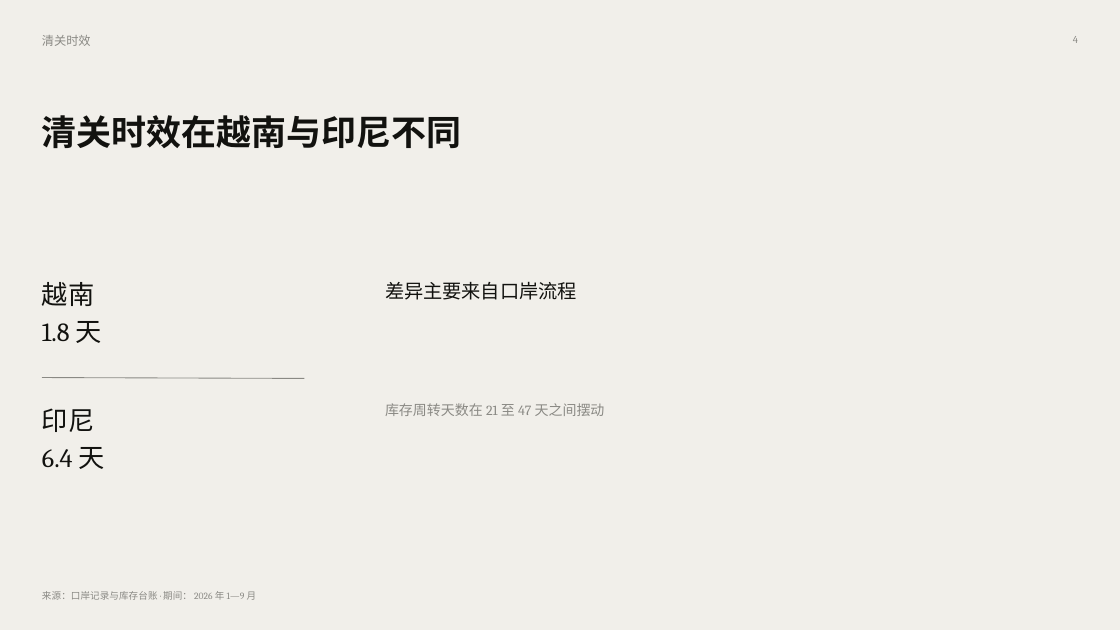
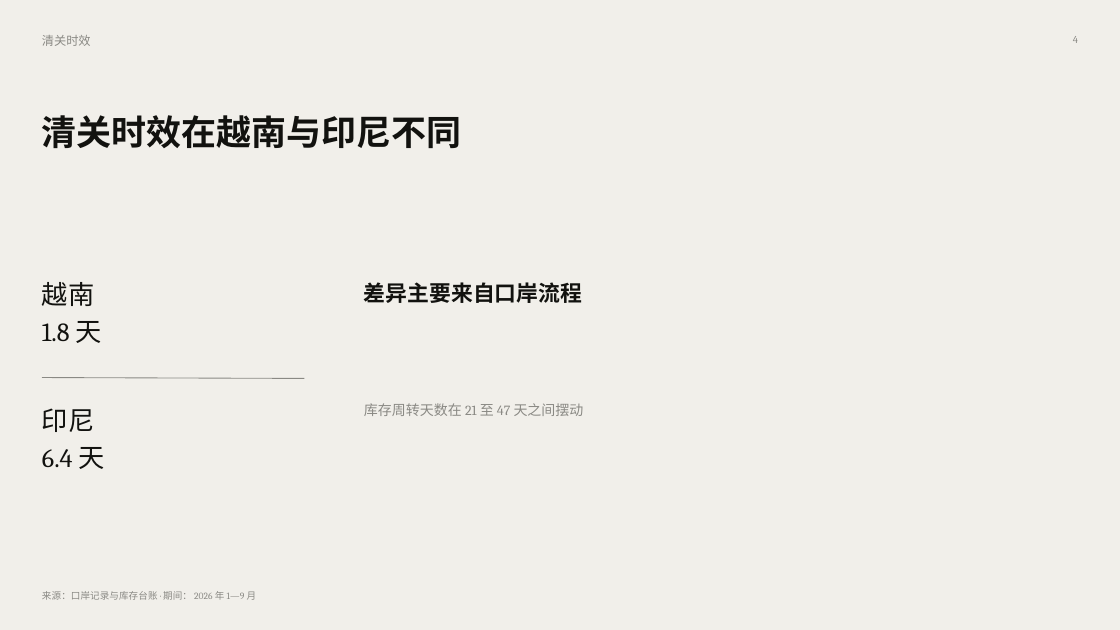
Before and after one commit to cpikeo/ppt-visual-art-director-os, a slide deck: slide 4 of acceptance/samples/deck-A-纸面编辑体.pptx. Drawn at 1120x630 pixels with LibreOffice and Linux fonts; fonts in the diff are those of the drawing. Boxes give left, top, right and bottom in pixels: in the first picture for what was removed or moved away, otherwise in the second. Text is boxed around its words. In the diff, an @@ line names an element or a change of style, - is before the commit and + after.

```diff
--- a/acceptance/samples/deck-A-纸面编辑体.pptx
+++ b/acceptance/samples/deck-A-纸面编辑体.pptx
@@ text "差异主要来自口岸流程": place and size @@
-text "差异主要来自口岸流程" at bbox=[385, 281, 577, 300]
+text "差异主要来自口岸流程" at bbox=[364, 282, 582, 303]
@@ text "差异主要来自口岸流程" at bbox=[364, 282, 582, 303]: size 16.5 to 18.8 pt, bold on; line spacing 24.8pt to 28.1pt @@
@@ text "库存周转天数在 21 至 47 天之间摆动": place and size @@
-text "库存周转天数在 21 至 47 天之间摆动" at bbox=[385, 403, 605, 416]
+text "库存周转天数在 21 至 47 天之间摆动" at bbox=[364, 403, 584, 416]
```
Also in this commit, not shown: 1 other slide changed, 8 other files.
